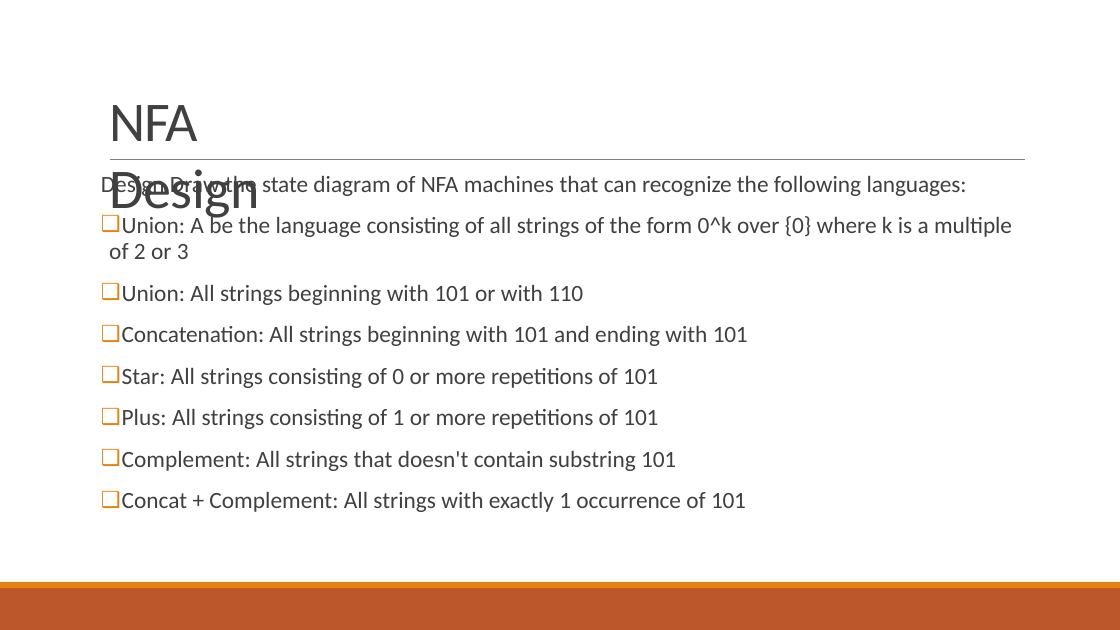
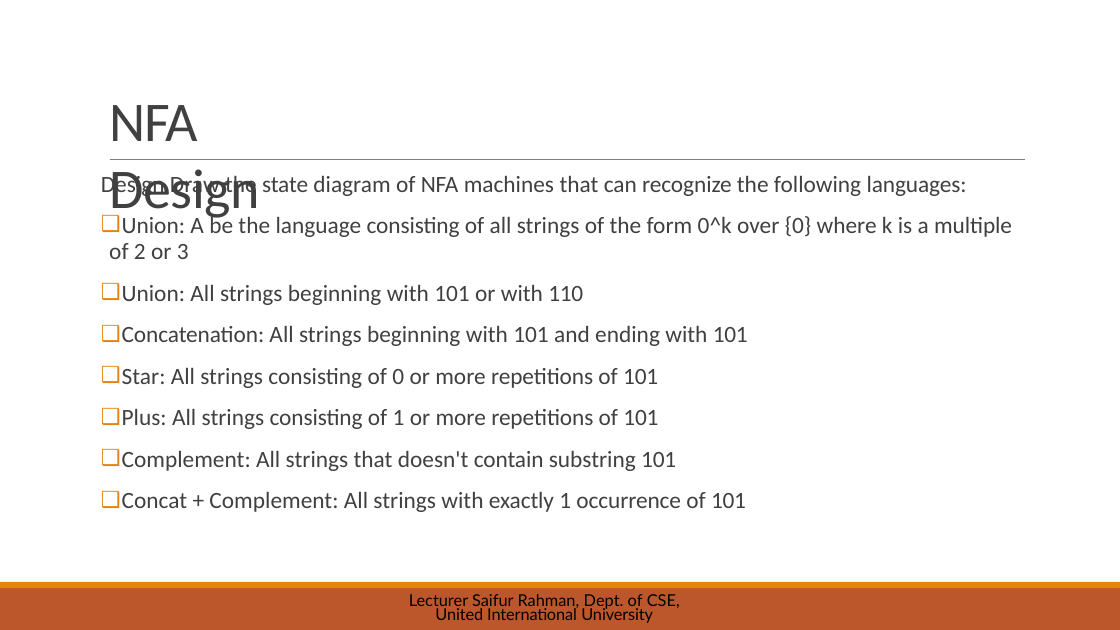
Before and after one commit to saifurrahman1701/UIU-Courses-Materials-, a slide deck: slide 36 of BSCSE/[251] Spring 2025/Theory of Computation_CSE 2233/Slides/06 - NFA.pptx (slide 31 before the commit). Drawn at 1120x630 pixels with LibreOffice and Linux fonts; fonts in the diff are those of the drawing. Boxes give left, top, right and bottom in pixels: in the first picture for what was removed or moved away, otherwise in the second. Text is boxed around its words. In the diff, an @@ line names an element or a change of style, - is before the commit and + after.

```diff
--- a/BSCSE/[251] Spring 2025/Theory of Computation_CSE 2233/Slides/06 - NFA.pptx
+++ b/BSCSE/[251] Spring 2025/Theory of Computation_CSE 2233/Slides/06 - NFA.pptx
@@ text added at (x1=409, y1=594, x2=680, y2=623), 14 pt, text #000000 @@
+Lecturer Saifur Rahman, Dept. of CSE, United International University
```
Also in this commit, not shown: 40 other slides changed, 12 slides added, 7 slides removed, 9 other files.
